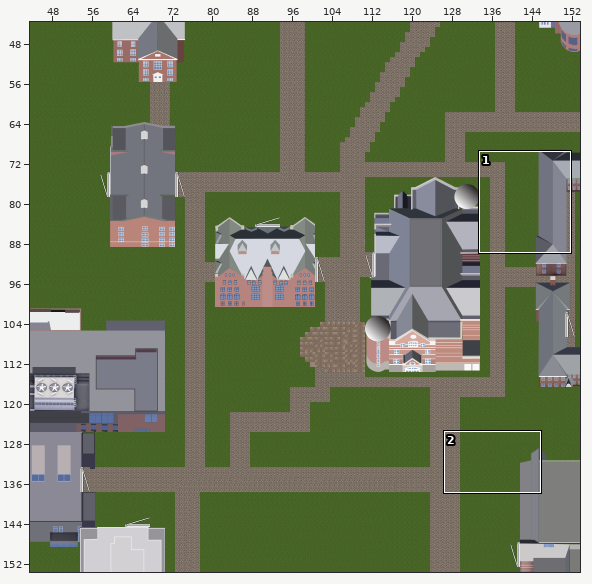
Tiled map, stored at android/assets/map/full_map.tmx. The picture above shows the old version from afar; the outline marks the close-up.
Close-up. Before:
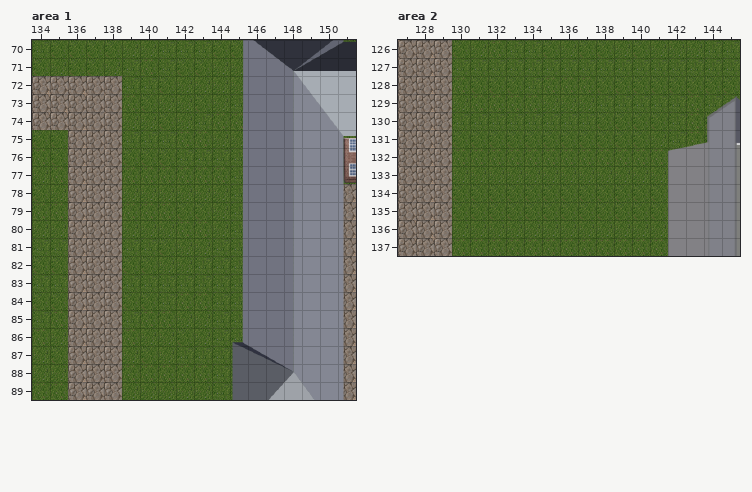
Cells are 32x32 px. Shown: area 1 x 134..151, y 70..89; area 2 x 127..145, y 126..137. The commit also changed other parts of the map, which this record leaves out. Not drawn, because the pictures are missing: unchanged layer "objects".
The same view after the edit:
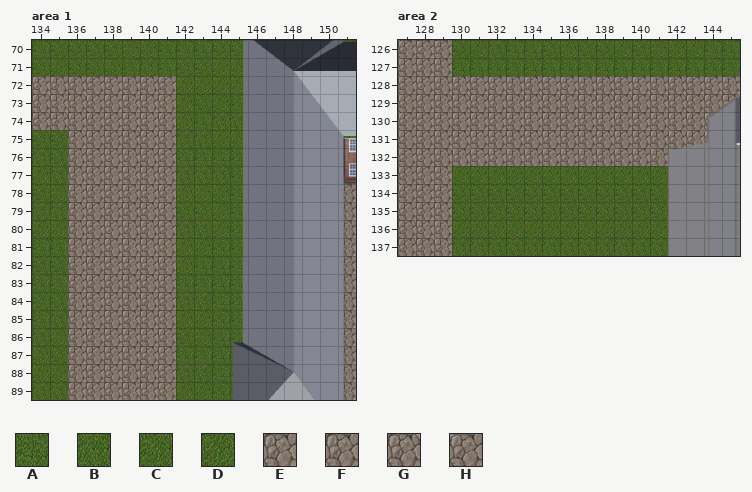
Key: from "tileset": A 78, B 79, C 94, D 95, E 183, F 184, G 199, H 200.
_ is an empty cell.
Tiles replaced or removed in this view: A, B, C, D, F, H.
The edit:
Changed rows in their new state; . is an unchanged cell.
Layer "Background", area 1:
first column x 138:
72 EEEF
73 EEEF
74 EEEF
75 EGEF
76 EFEF
77 EFEF
78 EFEF
79 EFEF
80 EFEF
81 EEEF
82 EEEF
83 EEEF
84 EGEF
85 EFEF
86 EFEF
87 EFEF
88 EFEF
89 EFEF
Layer "Background", area 2:
first column x 129:
128 EEEEEEEEEEEEEEEEE
129 GGGGGGGGGGGGGGGGG
130 .EEEEEEEEEEEFFFF.
131 EFFFFFFFFFFFFHHH.
132 GHHHHHHHHHHHHH...
